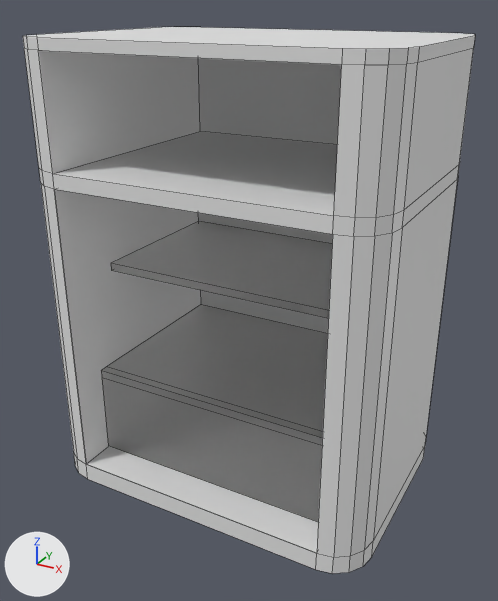
The Blender file models/fridge.blend: old version first, new version second.
Camera for both pictures: a camera (50 mm lens) standing at (0.775, -1.427, 1.187) and looking at (0.011, -0.038, 0.492). The axes (+X, +Y, +Z) are drawn at lower left. The lights are the same throughout. The first picture is the older version. Mesh edges are drawn as thin lines.

Before the edit, the objects in view are built like this:
```python
mat_white = principled_material('White')
mat_white.base_color = (0.8, 0.8, 0.8)  # white #e7e7e7
me_cube_001 = bpy.data.meshes.new('Cube.001')
me_cube_001.from_pydata(...)  # 132 vertices, 114 faces; spans x -0.432..0.432, y -0.311..0.311, z 0.0..1.112
me_cube_001.materials.append(mat_white)  # white #e7e7e7
me_cube_004 = bpy.data.meshes.new('Cube.004')
me_cube_004.from_pydata(...)  # 16 vertices, 14 faces; spans x -0.334..0.334, y -0.219..0.271, z 0.124..0.362
me_cube_004.materials.append(mat_glass)  # white #e7e7e7
me_cube_005 = bpy.data.meshes.new('Cube.005')
me_cube_005.from_pydata(...)  # a box spanning x -0.334..0.334, y -0.145..0.271, z 0.342..0.362
me_cube_005.materials.append(mat_glass)  # white #e7e7e7
ob_cube = bpy.data.objects.new('Cube', me_cube_001)
ob_cube.location = (0.0, 0.0, 0.0)
ob_cube_001 = bpy.data.objects.new('Cube.001', me_cube_004)
ob_cube_001.location = (0.0, 0.0, -0.074)
ob_cube_002 = bpy.data.objects.new('Cube.002', me_cube_005)
ob_cube_002.location = (0.0, 0.0, 0.203)
```
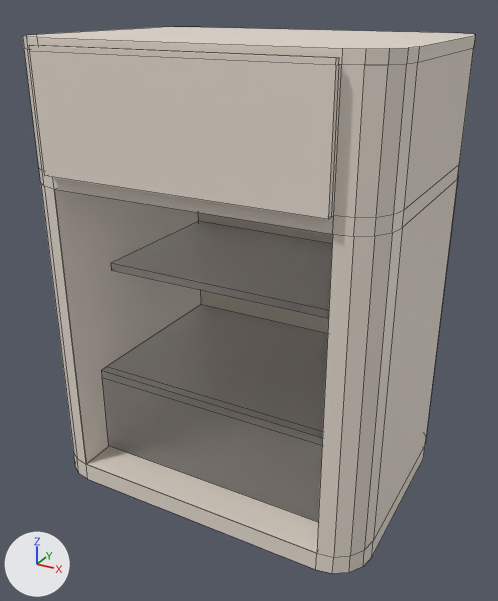
Edits to the scene script, one JSON object a line:
```json
{"op": "set", "path": "mat_white.base_color", "old": "(0.8, 0.8, 0.8)", "new": "(0.8, 0.723, 0.638)", "note": "white #e7e7e7 -> pale yellow #e7ddd1"}
{"op": "add", "block": "me_cube_002", "code": ["me_cube_002 = bpy.data.meshes.new('Cube.002')", "me_cube_002.from_pydata([(0.334, 0.294, 1.087), (0.334, 0.294, 0.831), (-0.334, 0.294, 0.831), (-0.334, 0.294, 1.087), (0.334, 0.307, 1.087), (0.334, 0.307, 0.831), (-0.334, 0.307, 0.831), (-0.334, 0.307, 1.087), (0.334, 0.336, 1.087), (0.334, 0.336, 0.831), (-0.334, 0.336, 0.831), (-0.334, 0.336, 1.087), (0.334, 0.294, 1.098), (-0.334, 0.294, 1.098), (0.334, 0.307, 1.098), (-0.334, 0.307, 1.098)], [], [(1, 0, 3, 2), (5, 6, 10, 9), (0, 1, 5, 4), (1, 2, 6, 5), (2, 3, 7, 6), (3, 0, 12, 13), (9, 10, 11, 8), (6, 7, 11, 10), (4, 5, 9, 8), (7, 4, 8, 11), (13, 12, 14, 15), (0, 4, 14, 12), (7, 3, 13, 15), (4, 7, 15, 14)])", "me_cube_002.materials.append(mat_white)  # pale yellow #e7ddd1"]}
{"op": "add", "block": "ob_cube_003", "code": ["ob_cube_003 = bpy.data.objects.new('Cube.003', me_cube_002)", "ob_cube_003.location = (0.0, -0.63, 0.0)"]}
```

Where the change shows, as pixel boxes [x1, y1, x2, y2] in the pictures (498 x 601 px):
```json
{"object": "Cube", "change": "recoloured", "before": [23, 27, 475, 573], "after": [23, 27, 475, 573], "on screen": "white to pale yellow"}
{"object": "Cube.003", "change": "added", "after": [29, 45, 342, 219], "on screen": "pale yellow"}
```
